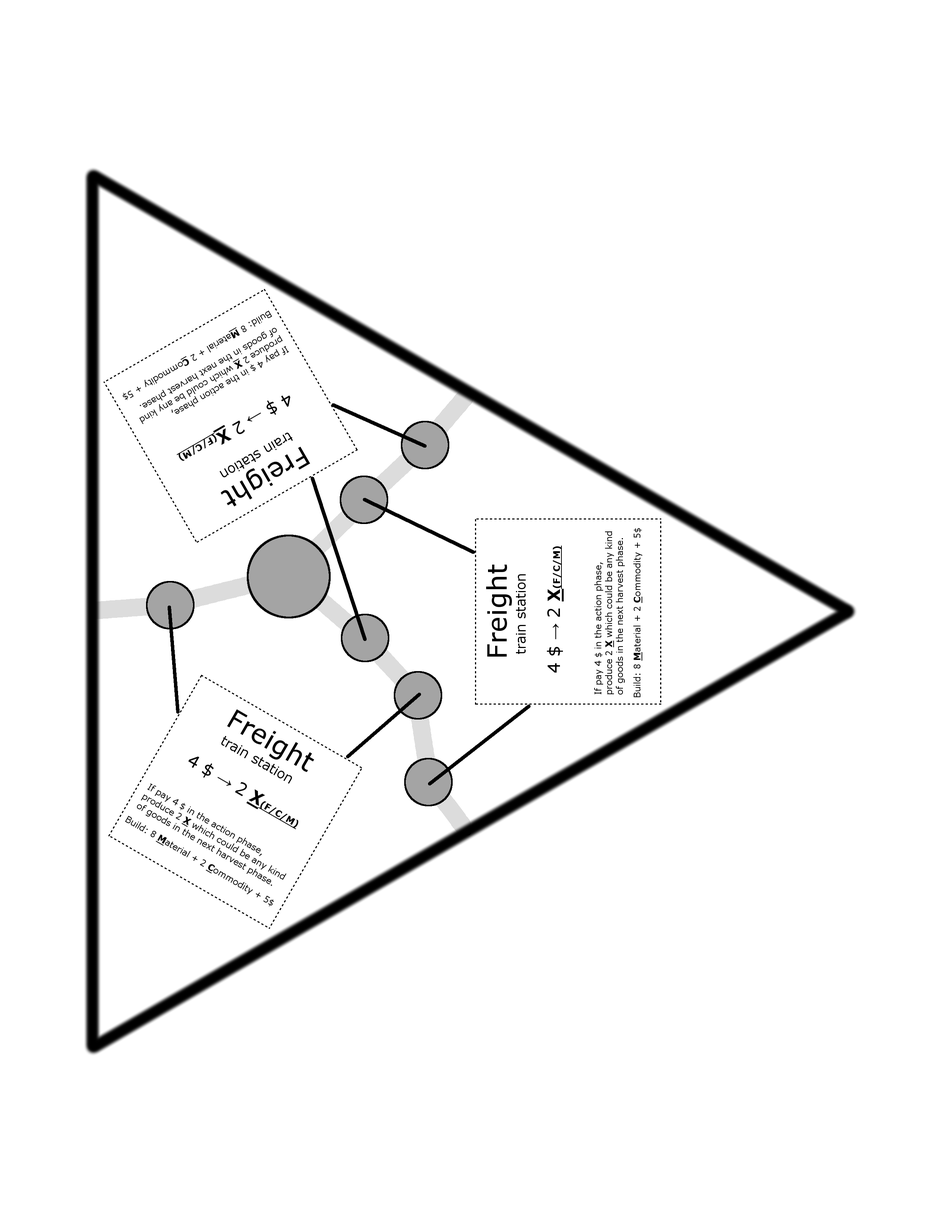
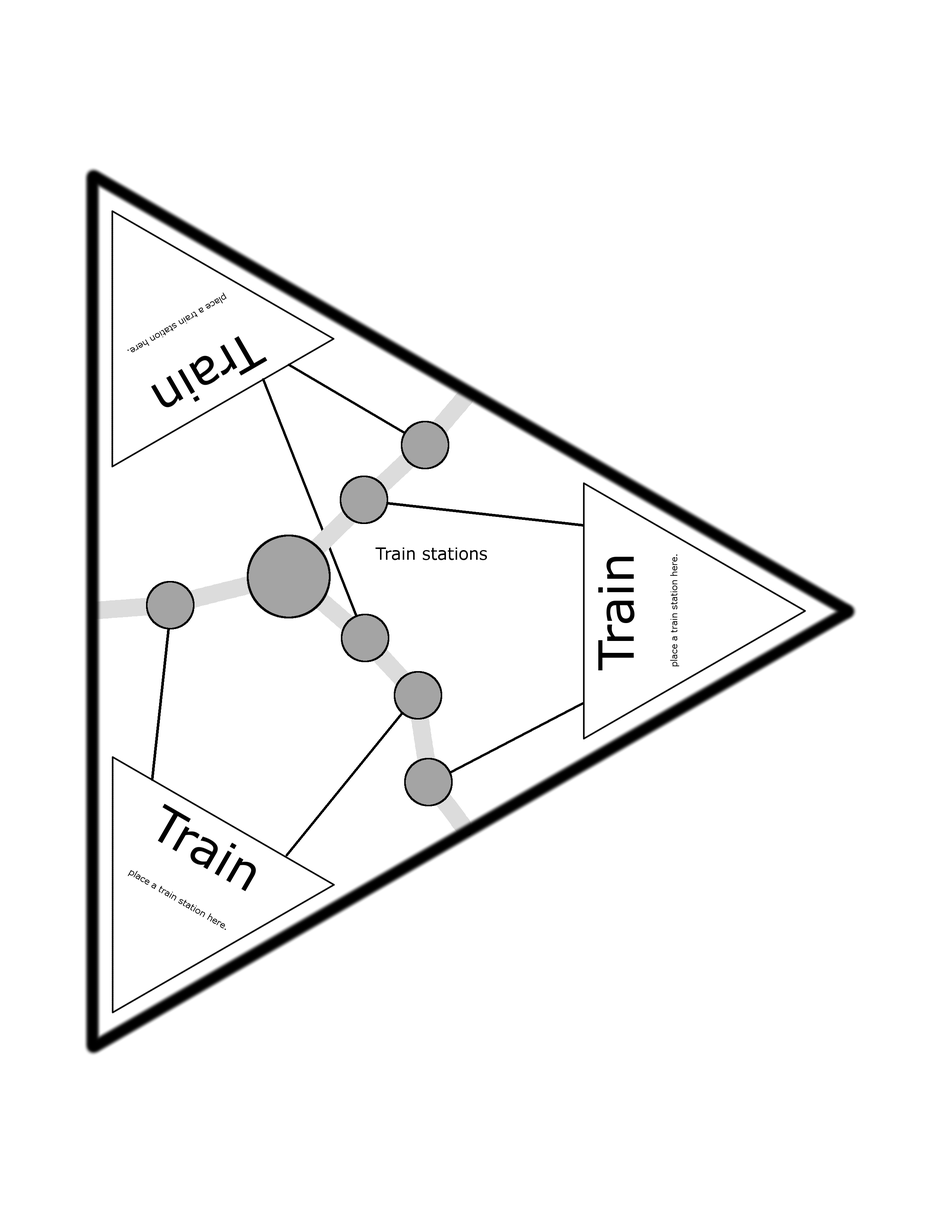
Layer changes from the first (950, 1229) image to the second:
added layer "图层 #4" above "图层 #1" over <box>110,210,807,1014</box>
hid "图层 #1", moved it above "图层 #2", painted on it over <box>110,210,807,1014</box>
hid "图层 #2", painted on it over <box>103,210,807,1014</box>
added layer "Train stations" above "图层 #5" over <box>375,547,487,561</box>
moved "图层 #5" above "图层", painted on it over <box>150,363,585,857</box>
showed "背景" over <box>103,210,807,1014</box>
